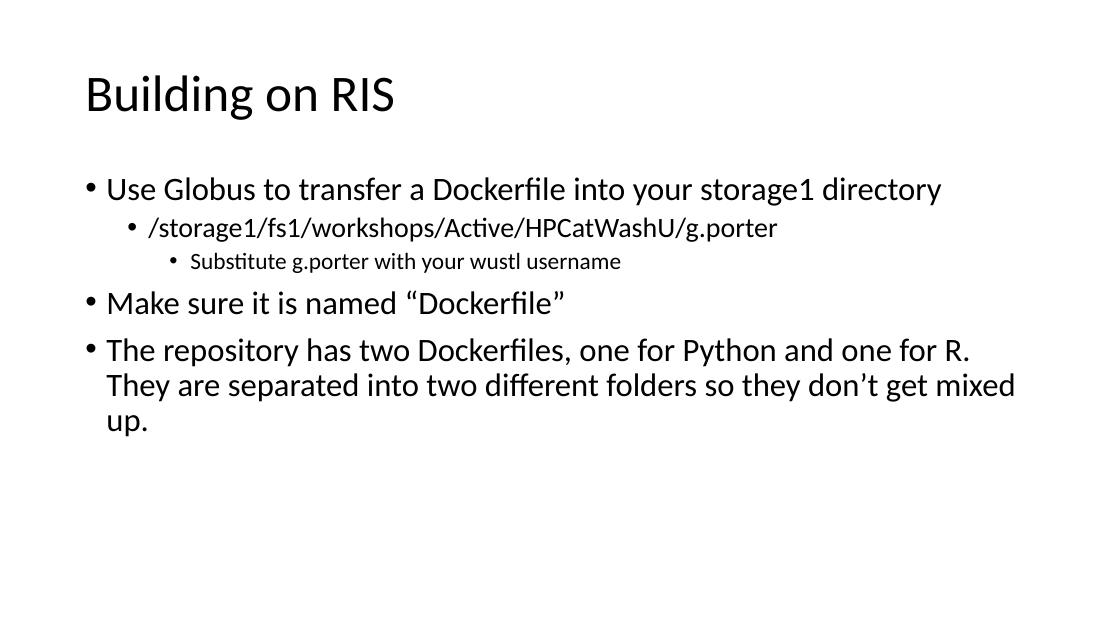
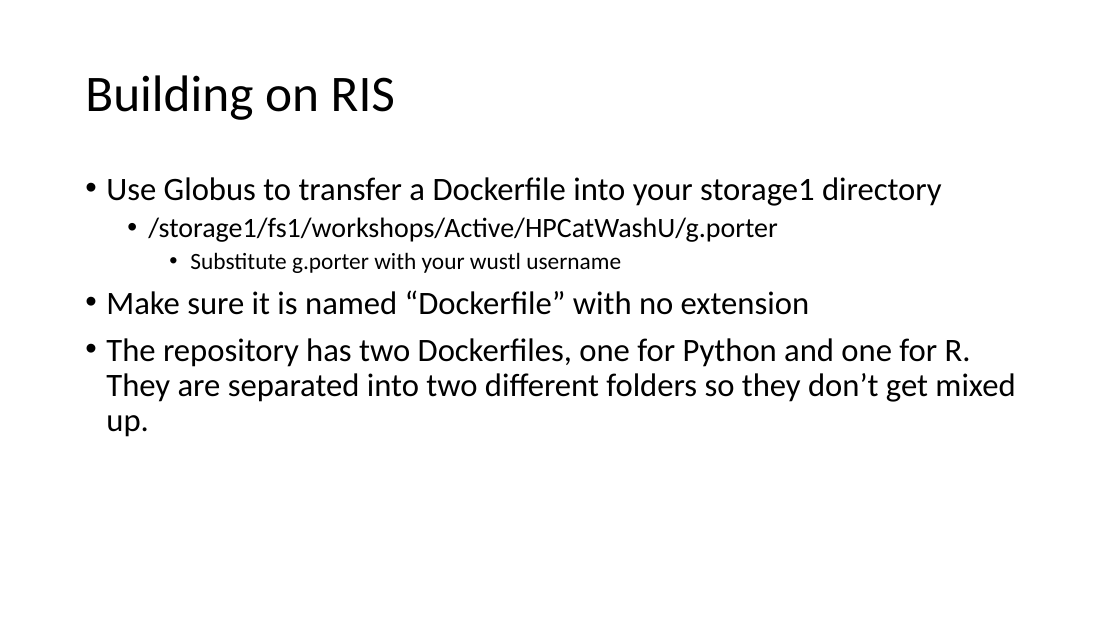
Before and after one commit to GregePorter/RIS-quickstart, a slide deck: slide 10 of slides/triads-ris-workshop-day-3.pptx. Drawn at 1120x630 pixels with LibreOffice and Linux fonts; fonts in the diff are those of the drawing. Boxes give left, top, right and bottom in pixels: in the first picture for what was removed or moved away, otherwise in the second. Text is boxed around its words. In the diff, an @@ line names an element or a change of style, - is before the commit and + after.

```diff
--- a/slides/triads-ris-workshop-day-3.pptx
+++ b/slides/triads-ris-workshop-day-3.pptx
@@ text at <box>106,290,809,315</box>: text changed @@
-• Make sure it is named “Dockerfile”
+• Make sure it is named “Dockerfile” with no extension
```
Also in this commit, not shown: 3 other slides changed, 2 slides added, 2 other files.
